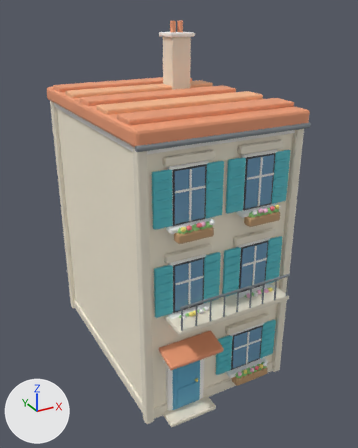
Renders of the FBX model unity/Assets/Resources/Bayview/terrace_a.fbx from each side of a commit.
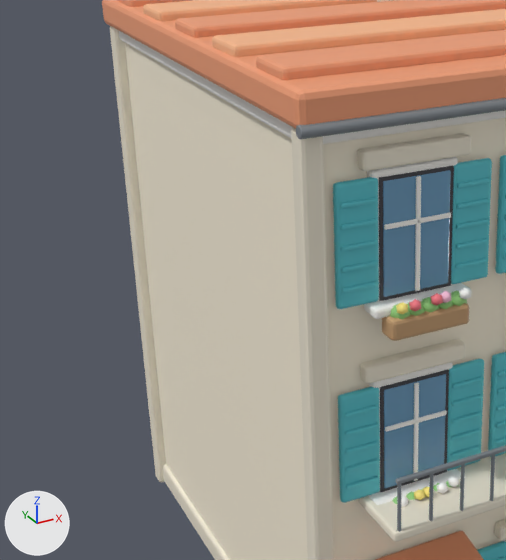
Old and new are each drawn whole from a camera (50 mm lens) standing at (-8.02, -15.82, 13.01) and looking at (0.27, -0.74, 5.46) and again close up on the part from 0% to 64% of the width and 20% to 77% of the height. The lights are fixed; the arrows at lower left show +X, +Y and +Z. The older version's two pictures come first. Objects named as collision shapes, trigger or cutter boxes, shadow casters or lower levels of detail are left out. Where no turn or scale is listed for an object, it has been applied to the vertices.

In view in the first close-up: 'Visual'.
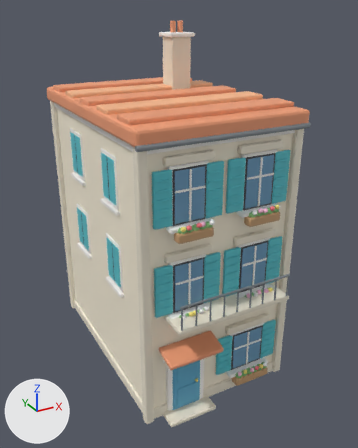
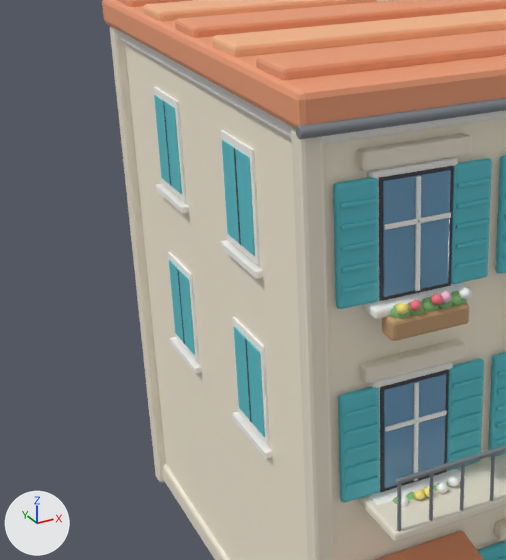
The edits, one by one:
me_cube is used by ob_visual; location (0.0, 0.0, 4.8).
me_cube had 10600 vertices, 10636 faces and spanned x -2.95..2.95, y -5.1..4.7, z -4.84..7.72.
me_cube now has 10920 vertices, 10876 faces and spans x -2.95..2.95, y -5.1..4.7, z -4.84..7.72.
me_cube part 1: a new loose piece, a box spanning x -2.74..-2.7, y -2.2..-1.0, z -0.65..1.05, in mat_whitetrim (white #fcfaf6).
me_cube part 2: a new loose piece, a box spanning x -2.76..-2.73, y -2.12..-1.62, z -0.525..0.925, in mat_tint_shutter (cyan #59c4ce).
me_cube part 3: a new loose piece, a box spanning x -2.76..-2.73, y -1.58..-1.08, z -0.525..0.925, in mat_tint_shutter (cyan #59c4ce).
me_cube part 4: a new loose piece, a box spanning x -2.767..-2.757, y -1.62..-1.58, z -0.525..0.925, in mat_black (dark grey #3f3f45).
me_cube part 5: a new loose piece, a box spanning x -2.82..-2.7, y -2.3..-0.9, z -0.8..-0.7, in mat_whitetrim (white #fcfaf6).
me_cube part 6: a new loose piece, a box spanning x -2.74..-2.7, y 1.0..2.2, z -0.65..1.05, in mat_whitetrim (white #fcfaf6).
me_cube part 7: a new loose piece, a box spanning x -2.76..-2.73, y 1.08..1.58, z -0.525..0.925, in mat_tint_shutter (cyan #59c4ce).
me_cube part 8: a new loose piece, a box spanning x -2.76..-2.73, y 1.62..2.12, z -0.525..0.925, in mat_tint_shutter (cyan #59c4ce).
me_cube part 9: a new loose piece, a box spanning x -2.767..-2.757, y 1.58..1.62, z -0.525..0.925, in mat_black (dark grey #3f3f45).
me_cube part 10: a new loose piece, a box spanning x -2.82..-2.7, y 0.9..2.3, z -0.8..-0.7, in mat_whitetrim (white #fcfaf6).
me_cube part 11: a new loose piece, a box spanning x -2.74..-2.7, y -2.2..-1.0, z 2.35..4.05, in mat_whitetrim (white #fcfaf6).
me_cube part 12: a new loose piece, a box spanning x -2.76..-2.73, y -2.12..-1.62, z 2.475..3.925, in mat_tint_shutter (cyan #59c4ce).
me_cube part 13: a new loose piece, a box spanning x -2.76..-2.73, y -1.58..-1.08, z 2.475..3.925, in mat_tint_shutter (cyan #59c4ce).
me_cube part 14: a new loose piece, a box spanning x -2.767..-2.757, y -1.62..-1.58, z 2.475..3.925, in mat_black (dark grey #3f3f45).
me_cube part 15: a new loose piece, a box spanning x -2.82..-2.7, y -2.3..-0.9, z 2.2..2.3, in mat_whitetrim (white #fcfaf6).
me_cube part 16: a new loose piece, a box spanning x -2.74..-2.7, y 1.0..2.2, z 2.35..4.05, in mat_whitetrim (white #fcfaf6).
me_cube part 17: a new loose piece, a box spanning x -2.76..-2.73, y 1.08..1.58, z 2.475..3.925, in mat_tint_shutter (cyan #59c4ce).
me_cube part 18: a new loose piece, a box spanning x -2.76..-2.73, y 1.62..2.12, z 2.475..3.925, in mat_tint_shutter (cyan #59c4ce).
me_cube part 19: a new loose piece, a box spanning x -2.767..-2.757, y 1.58..1.62, z 2.475..3.925, in mat_black (dark grey #3f3f45).
me_cube part 20: a new loose piece, a box spanning x -2.82..-2.7, y 0.9..2.3, z 2.2..2.3, in mat_whitetrim (white #fcfaf6).
Other edits to the shape of me_cube do not show in these pictures.

What differs and where, as boxes [x1, y1, x2, y2] in the close-ups (506 x 560 px):
part 1 of me_cube, added: after [233, 317, 270, 446]
part 2 of me_cube, added (cyan): after [247, 340, 265, 437]
part 3 of me_cube, added (cyan): after [234, 326, 250, 420]
part 4 of me_cube, added: after [245, 339, 251, 422]
part 5 of me_cube, added: after [232, 412, 273, 459]
part 6 of me_cube, added: after [168, 252, 199, 363]
part 7 of me_cube, added (cyan): after [179, 270, 195, 355]
part 8 of me_cube, added (cyan): after [169, 260, 184, 343]
part 9 of me_cube, added: after [177, 270, 185, 344]
part 10 of me_cube, added: after [170, 337, 202, 374]
part 11 of me_cube, added: after [220, 130, 260, 265]
part 12 of me_cube, added (cyan): after [235, 149, 255, 256]
part 13 of me_cube, added (cyan): after [222, 140, 239, 243]
part 14 of me_cube, added: after [234, 148, 241, 245]
part 15 of me_cube, added: after [220, 240, 263, 278]
part 16 of me_cube, added: after [153, 87, 186, 202]
part 17 of me_cube, added (cyan): after [164, 102, 182, 194]
part 18 of me_cube, added (cyan): after [154, 95, 170, 184]
part 19 of me_cube, added: after [163, 101, 171, 186]
part 20 of me_cube, added: after [156, 184, 189, 213]
